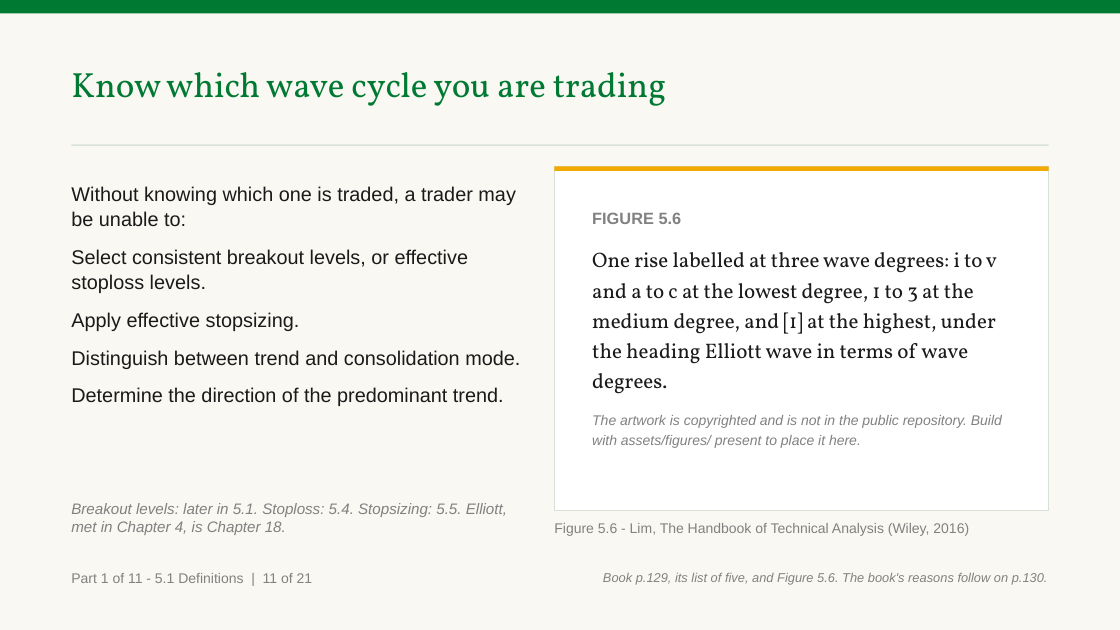
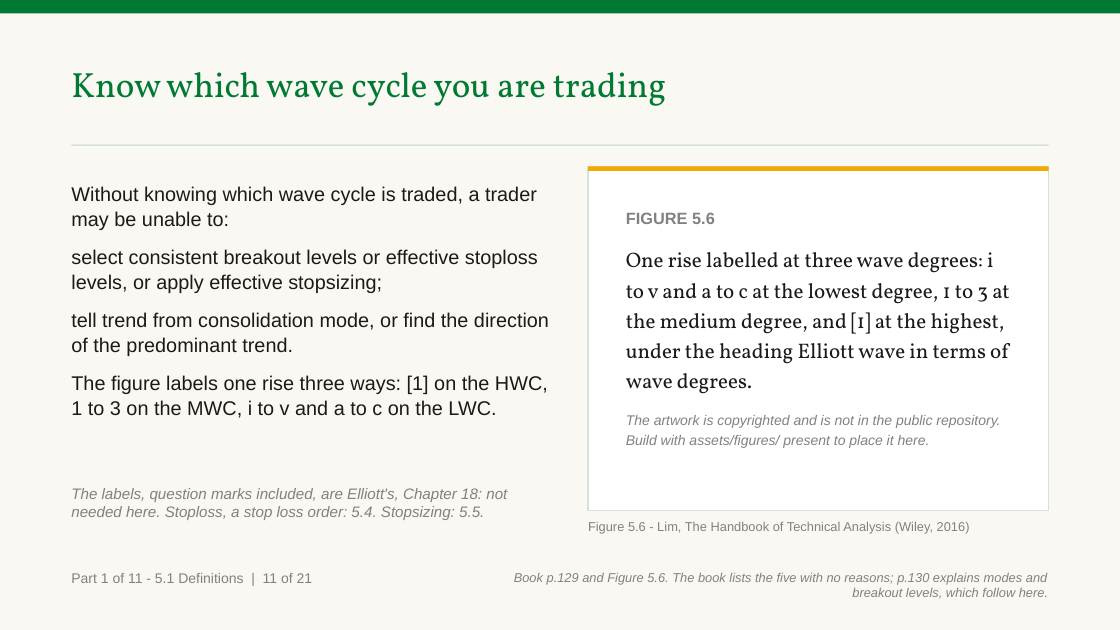
Before and after one commit to benjiesotelo-sudo/Telos_FIN1209, a slide deck: slide 16 of chapter-05/FIN1209-Chapter-05.pptx. Drawn at 1120x630 pixels with LibreOffice and Linux fonts; fonts in the diff are those of the drawing. Boxes give left, top, right and bottom in pixels: in the first picture for what was removed or moved away, otherwise in the second. Text is boxed around its words. In the diff, an @@ line names an element or a change of style, - is before the commit and + after.

```diff
--- a/chapter-05/FIN1209-Chapter-05.pptx
+++ b/chapter-05/FIN1209-Chapter-05.pptx
@@ rectangle: place and size @@
-rectangle at [555, 166, 1049, 511]
+rectangle at [588, 166, 1049, 511]
@@ rectangle: place and size @@
-rectangle at [555, 166, 1049, 171]
+rectangle at [588, 166, 1049, 171]
@@ text at [71, 186, 549, 418]: text changed @@
-Without knowing which one is traded, a trader may be unable to:
-Select consistent breakout levels, or effective stoploss levels.
-Apply effective stopsizing.
-Distinguish between trend and consolidation mode.
-Determine the direction of the predominant trend.
+Without knowing which wave cycle is traded, a trader may be unable to:
+select consistent breakout levels or effective stoploss levels, or apply effective stopsizing;
+tell trend from consolidation mode, or find the direction of the predominant trend.
+The figure labels one rise three ways: [1] on the HWC, 1 to 3 on the MWC, i to v and a to c on the LWC.
@@ text "FIGURE 5.6" rewrapped from [592, 212, 1002, 448] to [626, 212, 1009, 448] @@
@@ text at [71, 488, 507, 520]: text changed @@
-Breakout levels: later in 5.1. Stoploss: 5.4. Stopsizing: 5.5. Elliott, met in Chapter 4, is Chapter 18.
+The labels, question marks included, are Elliott's, Chapter 18: not needed here. Stoploss, a stop loss order: 5.4. Stopsizing: 5.5.
@@ text "Figure 5.6 - Lim, The ...": place and size @@
-text "Figure 5.6 - Lim, The ..." at [554, 523, 969, 536]
+text "Figure 5.6 - Lim, The ..." at [588, 522, 970, 534]
@@ text "Figure 5.6 - Lim, The ..." at [588, 522, 970, 534]: size 12 to 11 pt @@
@@ text at [514, 573, 1048, 599]: text changed @@
-Book p.129, its list of five, and Figure 5.6. The book's reasons follow on p.130.
+Book p.129 and Figure 5.6. The book lists the five with no reasons; p.130 explains modes and breakout levels, which follow here.
```
Also in this commit, not shown: 116 other slides changed, 8 slides added, 5 other files.
